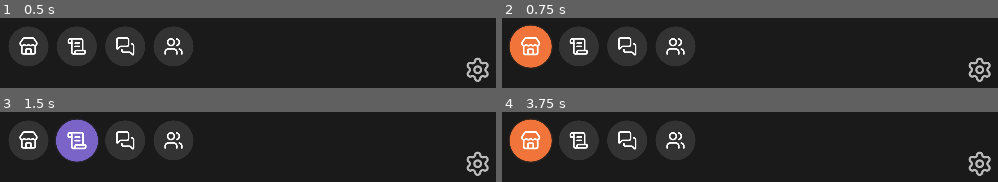
Above: before the commit, frames 1-4 (two rows, left to right).
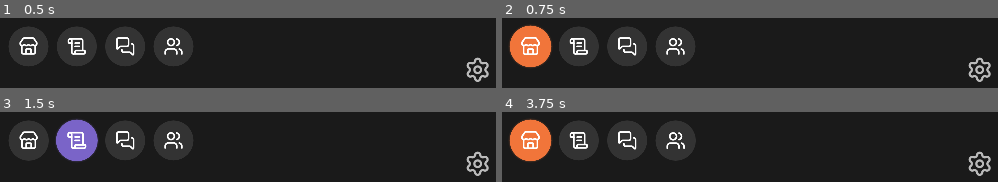
Above: after the commit, the same moments.

Repository: Bildurre/choque_de_leyendas_vg
Game: Godot game, scene res://screens/main_menu/main_menu_desktop.tscn
Two runs of this game, one before a commit and one after it. Both use one fixed random seed, a clock stepped at 60 frames per second and the inputs below.
Inputs (mouse positions are in pixels of both pictures, inside the frame that each line leads up to):
- Up to frame 1 (0.5 s): no input
- Up to frame 2 (0.75 s): click (531, 46) at 0.5 s
- Up to frame 3 (1.5 s): click (74, 140) at 1.25 s
- Up to frame 4 (3.75 s): click (626, 140) at 2 s; click (675, 140) at 2.75 s; click (531, 140) at 3.5 s

Frame 1 is identical in both runs. In frame 2, 0.4% of the frame differs, in the area x 2-11%, y 12-72%; in frame 3, 0.6%, in the area x 3-20%, y 12-72%; in frame 4, 0.6%.

Commit message:
Slow down IconButton hover scale animation to 0.5s
https://claude.ai/code/session_0176j4sJi8nNgewyZfevnuDY

Diff:
--- a/ui/components/buttons/icon_button.gd
+++ b/ui/components/buttons/icon_button.gd
@@ -88,11 +88,11 @@
 	if _tween:
 		_tween.kill()
 	_tween = create_tween().set_ease(Tween.EASE_OUT).set_trans(Tween.TRANS_CUBIC)
-	_tween.tween_property(self, "scale", Vector2(1.05, 1.05), 0.25)
+	_tween.tween_property(self, "scale", Vector2(1.05, 1.05), 0.5)
 
 
 func _on_hover_exited() -> void:
 	if _tween:
 		_tween.kill()
 	_tween = create_tween().set_ease(Tween.EASE_OUT).set_trans(Tween.TRANS_CUBIC)
-	_tween.tween_property(self, "scale", Vector2.ONE, 0.25)
+	_tween.tween_property(self, "scale", Vector2.ONE, 0.5)
